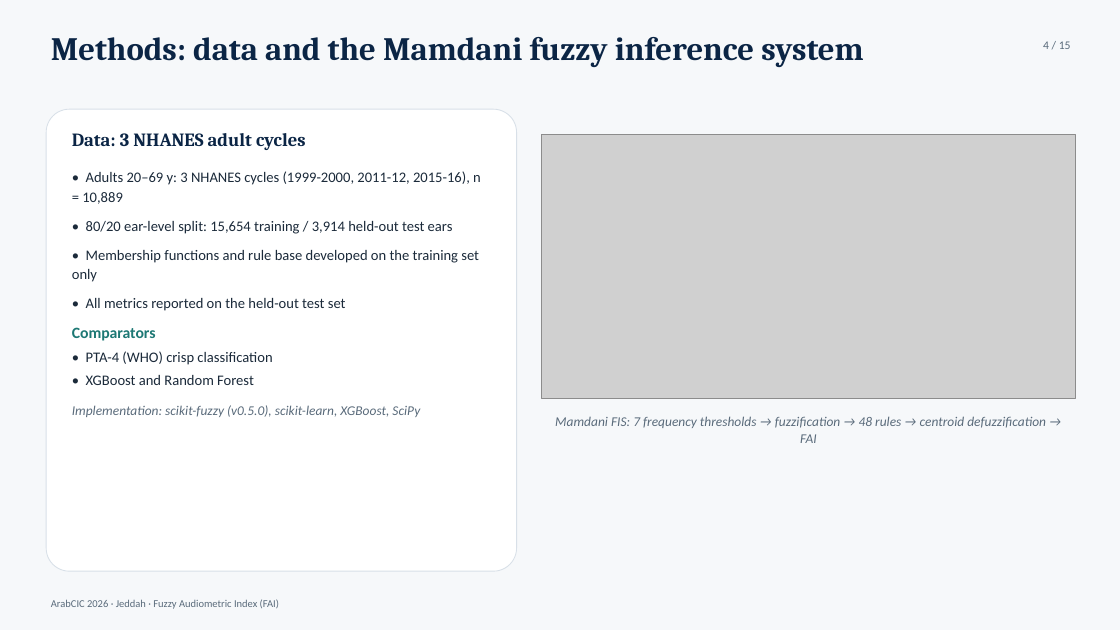
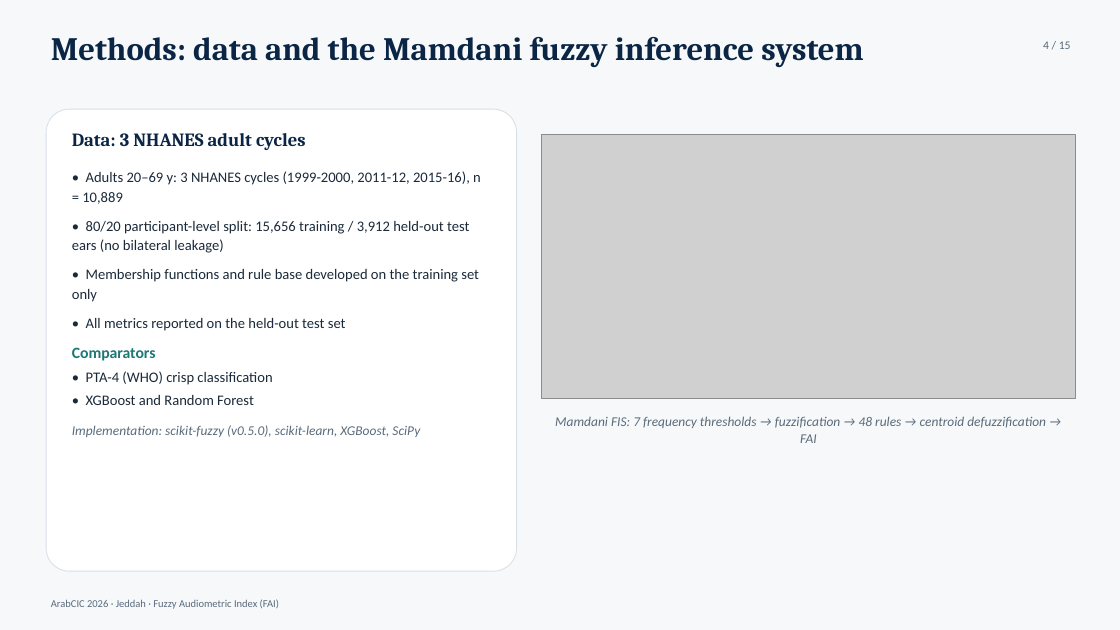
Before and after one commit to ameye/fuzzy-audiogram, a slide deck: slide 4 of arabcic2026/arabcic2026_fuzzy_audiogram.pptx. Drawn at 1120x630 pixels with LibreOffice and Linux fonts; fonts in the diff are those of the drawing; grey boxes stand for pictures. Boxes give left, top, right and bottom in pixels: in the first picture for what was removed or moved away, otherwise in the second. Text is boxed around its words. In the diff, an @@ line names an element or a change of style, - is before the commit and + after.

Commit message:
Apply PROBAST+AI and JAMA compliance fixes (participant-level split, AI disclosure, reference cleanup)
- Participant-level 80/20 split (no bilateral leakage; PROBAST+AI 4.5):
  kappa 0.931, overall 94.7%, clear 98.1%, borderline 79.8%, MAE 5.01,
  rho 0.807, bias +1.2 LoA -10.9..13.2 (test n=3,912 from 1,966 participants)
- All manuscripts, report, tables, deck, cover letter, figures updated to
  participant-level numbers; MF table updated (mild 35.7, mod-sev 67.1,
  severe 83.6, profound 106.7)
- JAMA/ICMJE AI-use disclosure added to Acknowledgements + Methods
  (Role of artificial intelligence) + cover letter; survives blinding via Methods
- Removed 3 fabricated references (chen2017, zadoush2020, miller2004) and
  4 unverified unused refs (adeyemo2006, bright2023, swanepoel2021, keidser2011
  re-checked OK); added Stuart 1991 (PMID 1877901) as real test-retest citation
- Net-benefit statement added to Methods (4.7); EDA section updated to
  combined-cohort numbers (88.1% normal, 18.2% borderline, r=0.80)

```diff
--- a/arabcic2026/arabcic2026_fuzzy_audiogram.pptx
+++ b/arabcic2026/arabcic2026_fuzzy_audiogram.pptx
@@ text at <box>72,221,469,253</box>: text changed @@
-• 80/20 ear-level split: 15,654 training / 3,914 held-out test ears
+• 80/20 participant-level split: 15,656 training / 3,912 held-out test ears (no bilateral leakage)
```
Also in this commit, not shown: 4 other slides changed, 33 other files.
